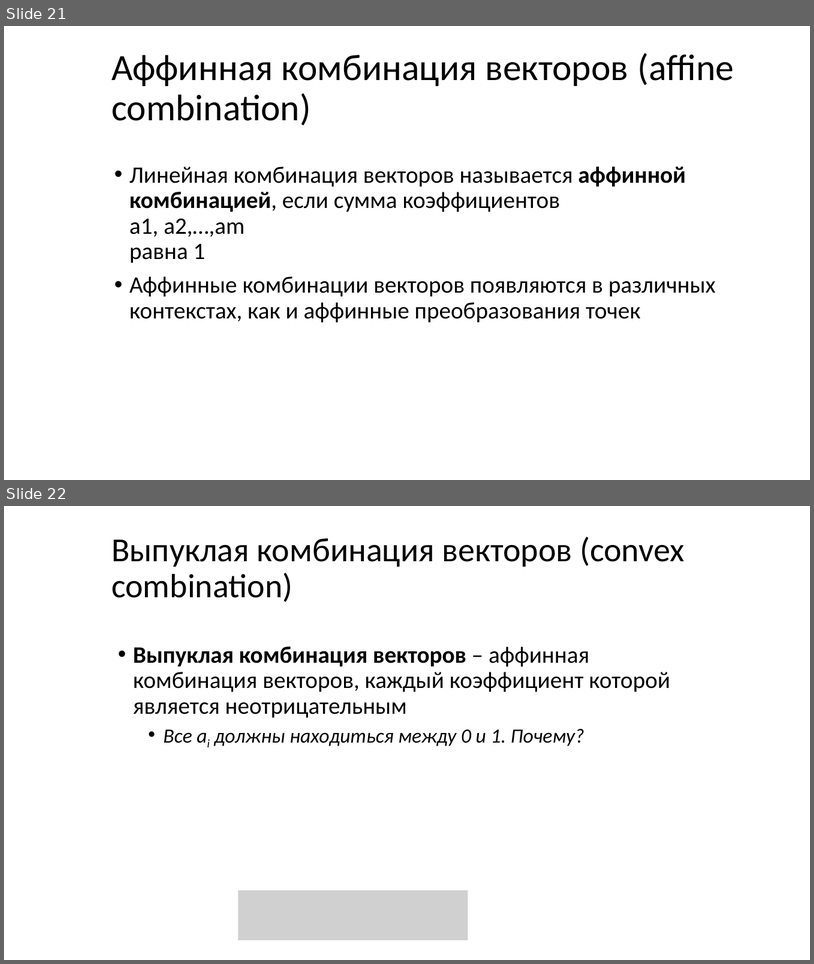
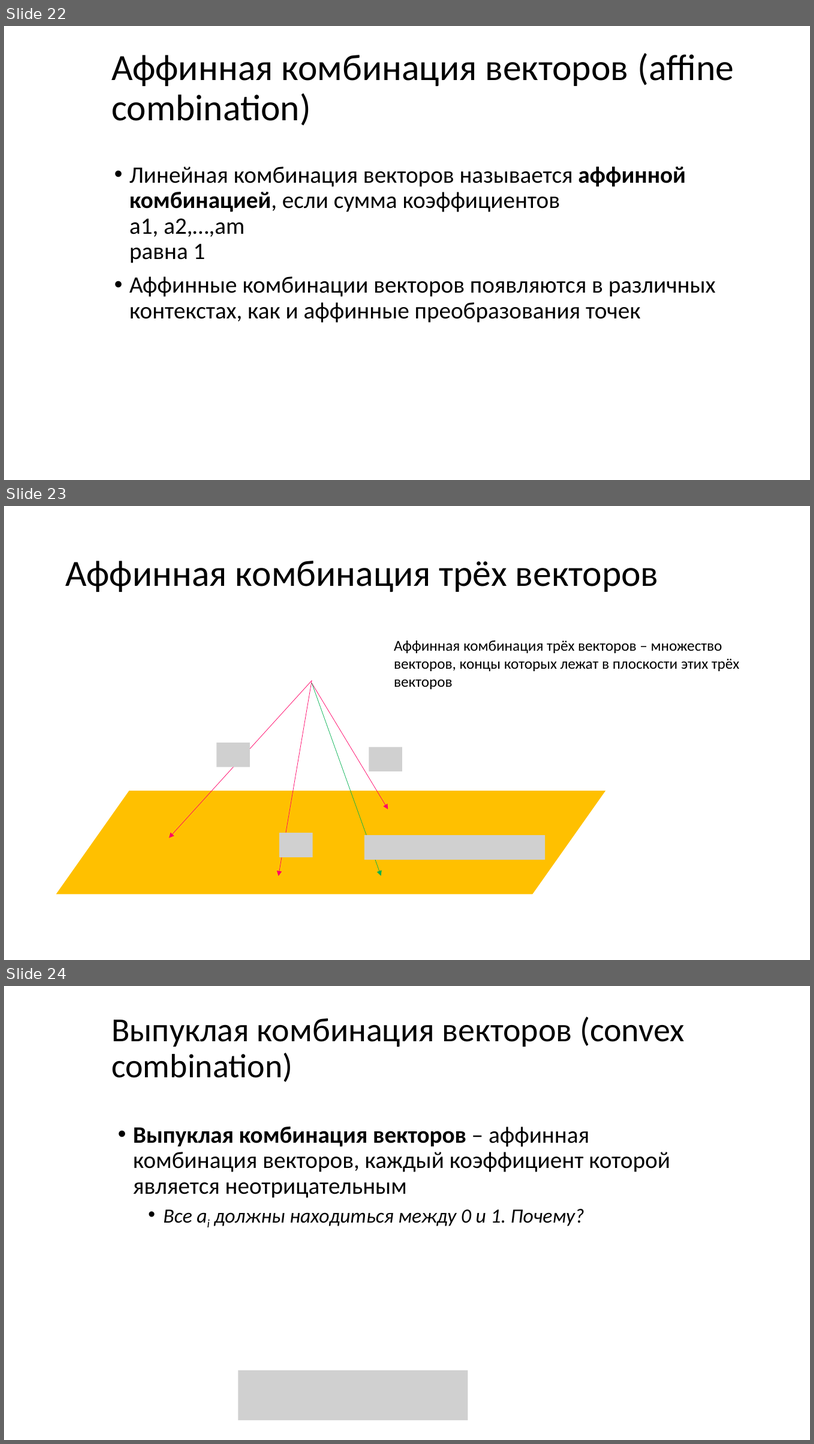
Before and after one commit to alexey-malov/cg-course, a slide deck: lectures/03 - Векторный анализ, трансформации и матрицы.pptx. Shown one above the other, each under a label of ours: slides 21 and 22 before the commit, slides 22, 23 and 24 after it. The pictures are 814x964 and 814x1444 pixels, drawn with LibreOffice and Linux fonts; fonts in the diff are those of the drawing; grey boxes stand for pictures. Boxes give left, top, right and bottom in pixels: in the first picture for what was removed or moved away, otherwise in the second. Text is boxed around its words. In the diff, an @@ line names an element or a change of style, - is before the commit and + after.

```diff
--- a/lectures/03 - Векторный анализ, трансформации и матрицы.pptx
+++ b/lectures/03 - Векторный анализ, трансформации и матрицы.pptx
@@ slide 23 added at <box>4,506,810,960</box>, background #FFFFFF @@
@@ title added at <box>65,561,659,592</box>, 44 pt, text #000000 @@
+Аффинная комбинация трёх векторов
@@ text added at <box>394,640,740,689</box>, 18 pt, text #000000 @@
+Аффинная комбинация трёх векторов – множество векторов, концы которых лежат в плоскости этих трёх векторов
@@ arrow added from (312, 680) to (169, 838), #FF0066 0.5 pt @@
@@ arrow added from (312, 680) to (279, 876), #FF0066 0.5 pt @@
@@ arrow added from (312, 683) to (388, 809), #FF0066 0.5 pt @@
@@ arrow added from (312, 683) to (381, 876), #00B050 0.5 pt @@
@@ picture added at <box>217,742,250,767</box> @@
@@ picture added at <box>369,747,402,771</box> @@
@@ parallelogram added at <box>55,790,607,894</box>, fill #FFC000, outline #FFFFFF 1.5 pt @@
@@ picture added at <box>280,832,313,857</box> @@
@@ picture added at <box>365,835,545,859</box> @@
@@ what was slide 21 is now slide 22 @@
@@ what was slide 22 is now slide 24 @@
```
Also in this commit, not shown: 4 slides changed, 2 other slides added.
